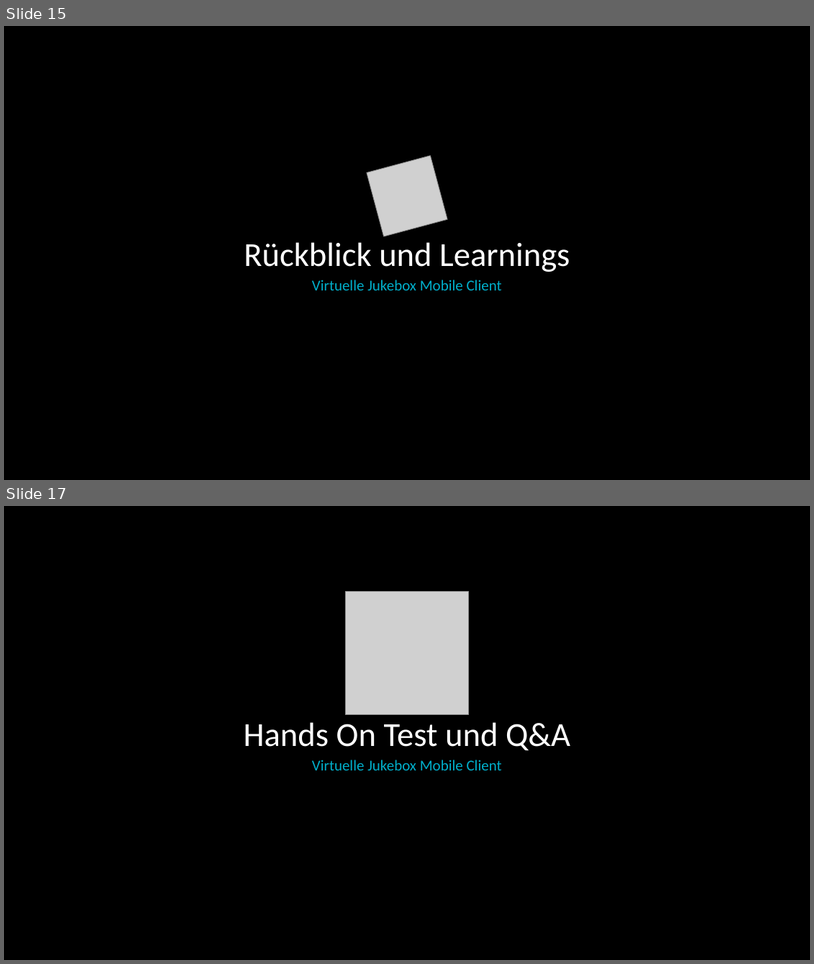
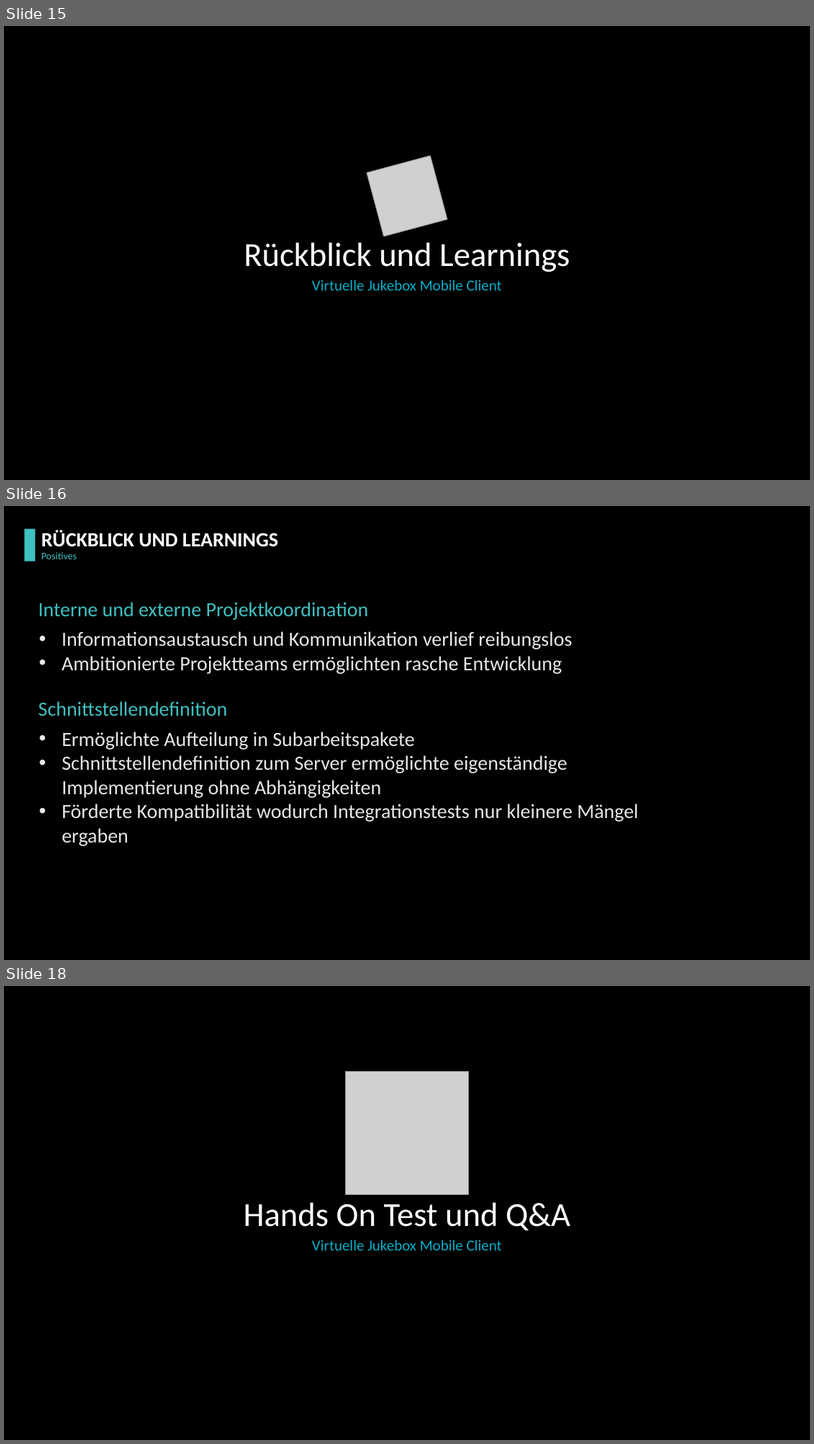
Before and after one commit to pagdot/Jukebox-App, a slide deck: doc/Mobile/Präsentation/Präsentation.pptx. Shown one above the other, each under a label of ours: slides 15 and 17 before the commit, slides 15, 16 and 18 after it; the slides between them are not shown. The pictures are 814x964 and 814x1444 pixels, drawn with LibreOffice and Linux fonts; fonts in the diff are those of the drawing; grey boxes stand for pictures; background and template pictures are left out. Boxes give left, top, right and bottom in pixels: in the first picture for what was removed or moved away, otherwise in the second. Text is boxed around its words. In the diff, an @@ line names an element or a change of style, - is before the commit and + after.

```diff
--- a/doc/Mobile/Präsentation/Präsentation.pptx
+++ b/doc/Mobile/Präsentation/Präsentation.pptx
@@ slide 16 added at [4, 506, 810, 960], background picture (left out) @@
@@ rectangle added at [25, 529, 36, 561], fill #40C0C0 @@
@@ text added at [41, 530, 278, 547], 24 pt, text #FFFFFF, bold @@
+RÜCKBLICK UND LEARNINGS
@@ text added at [41, 552, 77, 559], 12 pt, text #40C0C0 @@
+Positives
@@ text added at [39, 602, 369, 620], 24 pt, text #40C0C0 @@
+Interne und externe Projektkoordination
@@ text added at [62, 631, 572, 674], 24 pt, text #E7E6E6 @@
+• Informationsaustausch und Kommunikation verlief reibungslos
+• Ambitionierte Projektteams ermöglichten rasche Entwicklung
@@ text added at [39, 701, 228, 716], 24 pt, text #40C0C0 @@
+Schnittstellendefinition
@@ text added at [62, 731, 638, 846], 24 pt, text #E7E6E6 @@
+• Ermöglichte Aufteilung in Subarbeitspakete
+• Schnittstellendefinition zum Server ermöglichte eigenständige Implementierung ohne Abhängigkeiten
+• Förderte Kompatibilität wodurch Integrationstests nur kleinere Mängel ergaben
@@ what was slide 17 is now slide 18 @@
```
Also in this commit, not shown: 6 slides changed, 2 other slides added, 2 slides removed, 1 other file.
